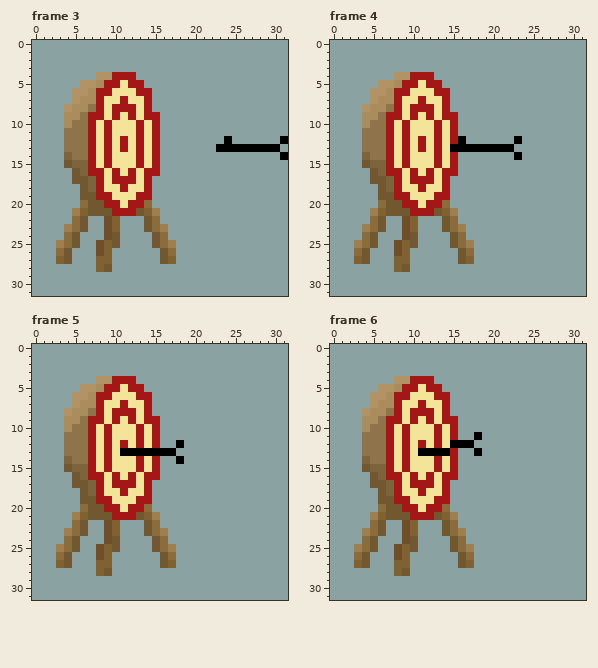
File history of a animated GIF sprite, Target_Hit.gif. The picture above was drawn from the file before the commit.
The file is 32x32 pixels, 24 frames. Colours within 5 levels of each other are drawn and written as one. Shown: frame 3, frame 4, frame 5, frame 6. The commit also changed other frames, which this record leaves out.
And afterwards:
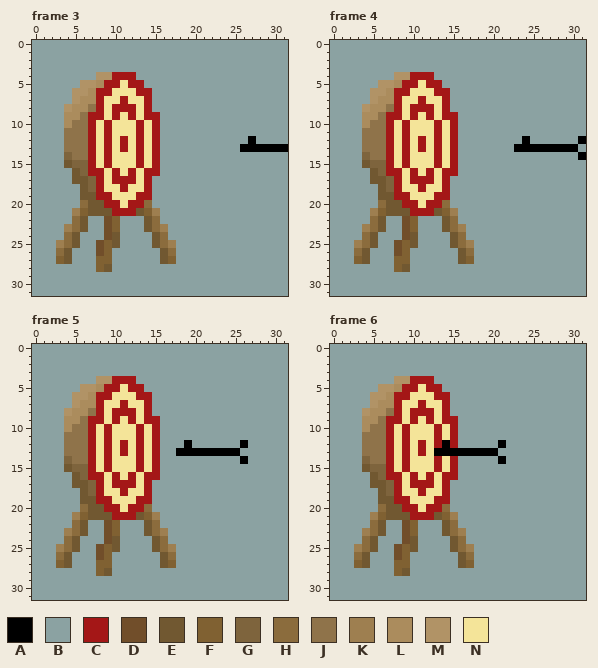
Palette (. is transparent): A #000000  B #8ba2a2  C #a41717  D #714e2a  E #715831  F #806132  G #7e643d  H #8b6c3d  J #8f734a  K #9e7f50  L #ab8c5d  M #b19366  N #f4e499
The edit:
Changed rows in their new state; - is an unchanged pixel.
Frame 3:
first column x 23:
12 -B--A---B
13 BBB-----A
14 --------B
Frame 4:
first column x 15:
12 -B------BA------A
13 CBBBBBBBAAAAAAAA-
14 --------B-------A
Frame 5:
first column x 11:
12 -------BA------A
13 CNCNCBBAAAAAAAA-
14 -------B-------A
Frame 6:
first column x 11:
11 -------B---
12 ---ACBB---A
13 CN--AAA-AA-
14 ----------A
